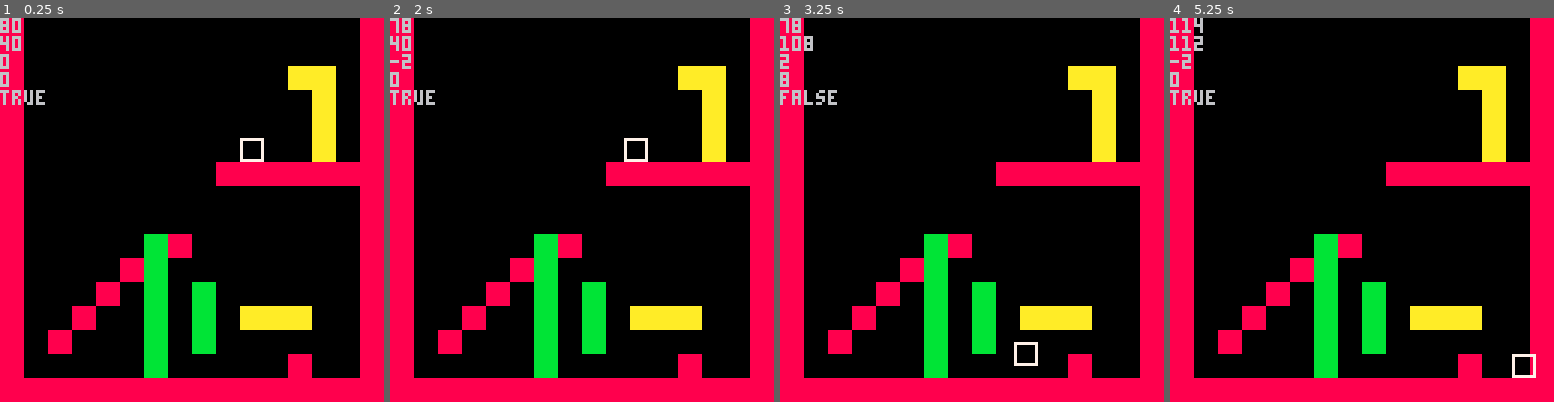
Above: before the commit, frames 1-4 (left to right).
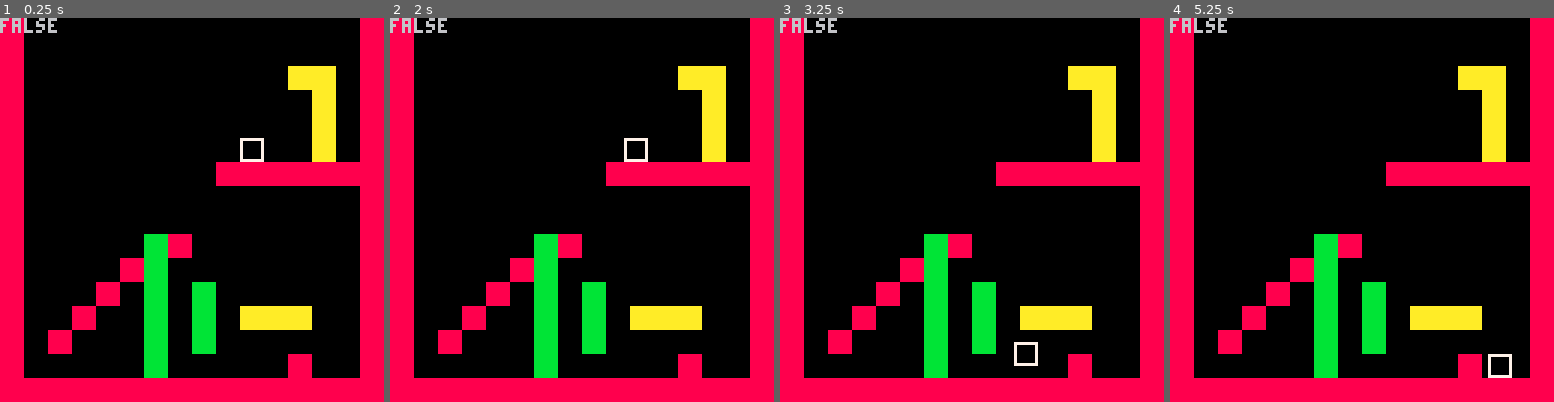
Above: after the commit, the same moments.

Repository: mRamiroGonzalez/pico8-platformer-engine-dd
Game: PICO-8 cartridge engine.p8
Same seed, same stepped clock (60 frames per second), same inputs: the game is played once before the commit and once after it.
Inputs:
- Up to frame 1 (0.25 s): no input
- Up to frame 2 (2 s): hold Left from 1.97 s (still down)
- Up to frame 3 (3.25 s): release Left at 2.37 s; hold Down 2.42-2.82 s; hold Right from 2.87 s (still down)
- Up to frame 4 (5.25 s): release Right at 3.53 s; hold Up 3.58-4.08 s; hold Right 4.13-4.53 s; hold Down 4.58-5.08 s; hold Left from 5.13 s (still down)

The runs differ from the first frame. In frame 1, 0.7% of the frame differs, in the area x 0-15%, y 0-23%; in frame 2, 0.7%; in frame 3, 0.8%; in frame 4, 1.2%, in the area x 0-96%, y 0-94%.

Commit message:
detects a solid block in front of the player and does not allow to pass through it

Diff:
--- a/engine.p8
+++ b/engine.p8
@@ -11,14 +11,18 @@
 function left_pressed() return btn(0) end
 function right_pressed() return btn(1) end
 function print_log()
-print(p.x)
-print(p.y)
-print(p.dx)
-print(p.dy)
-print(get_block_below(p, 0))
+print(get_block_in_front(p, 0))
 end
 function map_draw()
 map(0,0,0,0,16,16)
+end
+
+function get_block_in_front(e, flag)
+if (e.facing == 1) then
+return get_block_flag(e.x+8, e.y, flag) or get_block_flag(e.x+8, e.y+7, flag)
+else
+return get_block_flag(e.x-1, e.y, flag) or get_block_flag(e.x-1, e.y+7, flag)
+end
 end
 
 function get_block_below(e, flag)
@@ -34,6 +38,7 @@
 y = 40,
 dx = 0,
 dy = 0,
+facing = 1
 }
 end
 
@@ -52,10 +57,16 @@
 p.dy = -2
 end
 if left_pressed() then
+p.facing = 0
+if not is_in_front_of_a_block() then
 p.dx = -2
 end
+end
 if right_pressed() then
+p.facing = 1
+if not is_in_front_of_a_block() then
 p.dx = 2
+end
 end
 p.x += p.dx
 p.y += p.dy
@@ -73,6 +84,10 @@
 p.dy = max_falling_speed
 end
 end
+end
+
+function is_in_front_of_a_block()
+return get_block_in_front(p, 0)
 end
 function _init()
 constants_init()
--- a/src/map.lua
+++ b/src/map.lua
@@ -1,5 +1,13 @@
 function map_draw()
  map(0,0,0,0,16,16)
+end
+
+function get_block_in_front(e, flag)
+ if (e.facing == 1) then
+  return get_block_flag(e.x+8, e.y, flag) or get_block_flag(e.x+8, e.y+7, flag)
+ else
+  return get_block_flag(e.x-1, e.y, flag) or get_block_flag(e.x-1, e.y+7, flag)
+ end
 end
 
 function get_block_below(e, flag)
--- a/src/player.lua
+++ b/src/player.lua
@@ -4,6 +4,7 @@
   y = 40,
   dx = 0,
   dy = 0,
+  facing = 1
  }
 end
 
@@ -22,10 +23,16 @@
   p.dy = -2
  end
  if left_pressed() then
-  p.dx = -2
+  p.facing = 0
+  if not is_in_front_of_a_block() then
+   p.dx = -2
+  end
  end
  if right_pressed() then
-  p.dx = 2
+  p.facing = 1
+  if not is_in_front_of_a_block() then
+   p.dx = 2
+  end
  end
  p.x += p.dx
  p.y += p.dy
@@ -44,3 +51,7 @@
   end
  end
 end
+
+function is_in_front_of_a_block()
+ return get_block_in_front(p, 0)
+end
